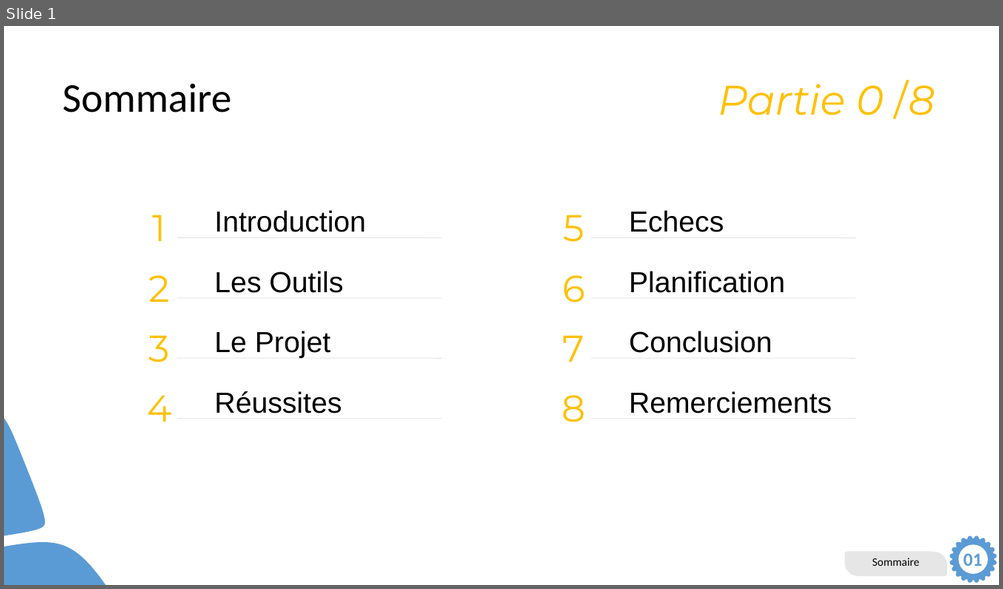
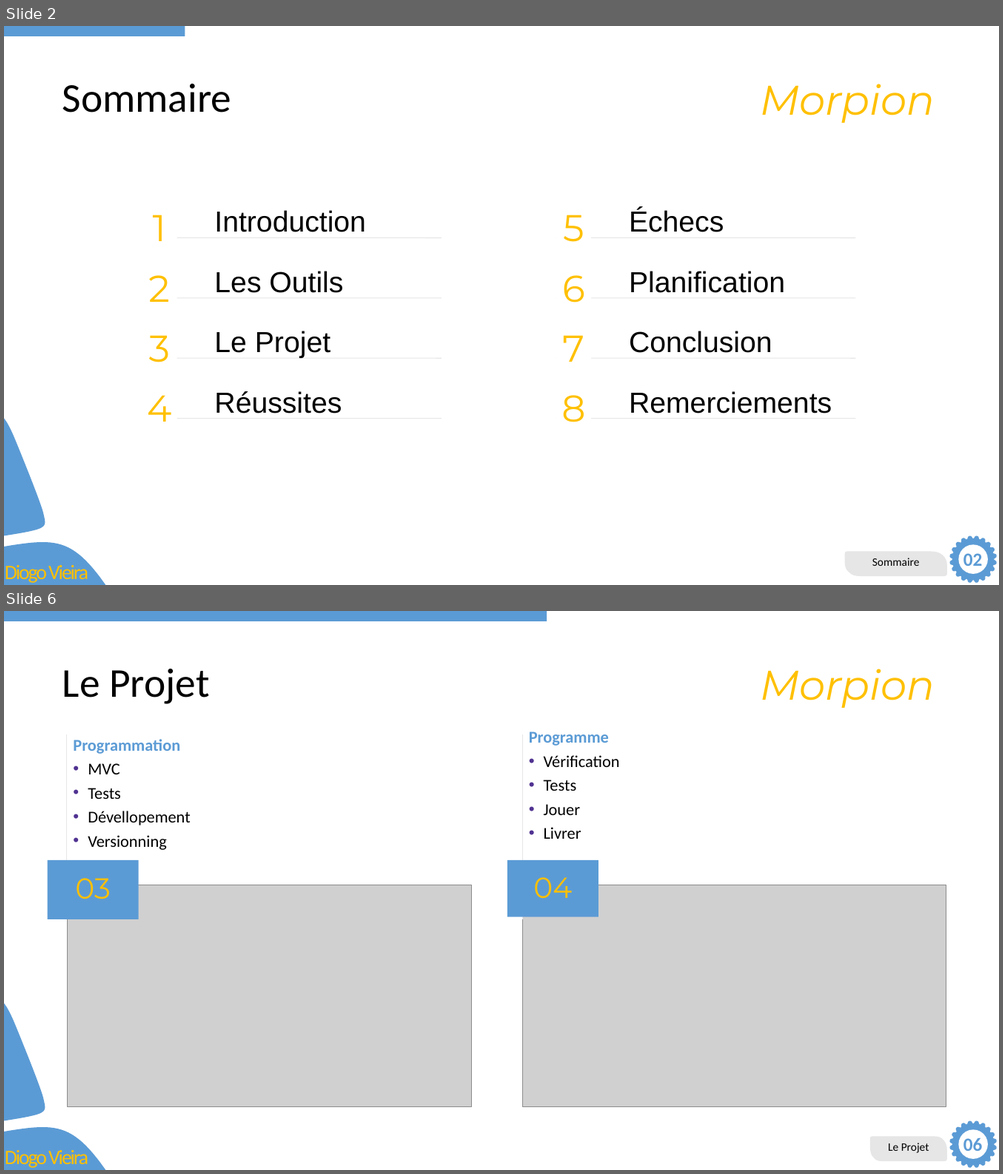
Before and after one commit to DiogoVieiraFerreira/Morpion_Pre-TPI, a slide deck: Dev/Présentation.pptx. Shown one above the other, each under a label of ours: slide 1 before the commit, slides 2 and 6 after it; the slides between them are not shown. The pictures are 1003x589 and 1003x1174 pixels, drawn with LibreOffice and Linux fonts; fonts in the diff are those of the drawing; grey boxes stand for pictures. Boxes give left, top, right and bottom in pixels: in the first picture for what was removed or moved away, otherwise in the second. Text is boxed around its words. In the diff, an @@ line names an element or a change of style, - is before the commit and + after.

```diff
--- a/Dev/Présentation.pptx
+++ b/Dev/Présentation.pptx
@@ slide 6 added at [4, 611, 999, 1170], background #FFFFFF; not listed: 5 template elements that a slide beside it also shows @@
@@ rectangle added at [4, 611, 546, 621], fill #5B9BD5 @@
@@ title added at [62, 669, 209, 704], 39.6 pt, text #000000 @@
+Le Projet
@@ text added at [760, 669, 934, 708], 40 pt, text #FFC000, italic @@
+Morpion
@@ line added from (67, 920) to (67, 735), #E7E6E6 0.75 pt @@
@@ text added at [73, 739, 190, 850], 16 pt, text #000000 @@
+Programmation
+  • MVC
+  • Tests
+  • Dévellopement
+  • Versionning
@@ line added from (523, 920) to (523, 735), #E7E6E6 0.75 pt @@
@@ text added at [529, 732, 620, 839], 16 pt, text #000000 @@
+Programme
+  • Vérification
+  • Tests
+  • Jouer
+  • Livrer
@@ text added at [47, 860, 138, 919], fill #5B9BD5, 28 pt, text #FFC000 @@
+03
@@ text added at [508, 860, 599, 917], fill #5B9BD5, 28 pt, text #FFC000 @@
+04
@@ picture added at [68, 885, 471, 1107] @@
@@ picture added at [523, 885, 945, 1107] @@
@@ freeform shape added at [871, 1137, 947, 1162], fill #E7E6E6, 11 pt, text #000000 @@
+Le Projet
@@ text added at [963, 1139, 982, 1151], 18 pt, text #5B9BD5, bold @@
+06
@@ what was slide 1 is now slide 2 @@
@@ slide 2 changed as well @@
@@ rectangle added at [4, 26, 185, 36], fill #5B9BD5 @@
@@ text at [760, 84, 934, 123]: text changed @@
-Partie 0 /8
+Morpion
@@ text at [629, 209, 723, 232]: text changed @@
-Echecs
+Échecs
@@ text at [963, 554, 982, 566]: text changed @@
-01
+02
@@ text added at [5, 562, 88, 583], 19.8 pt, text #FFC000 @@
+Diogo Vieira
```
Also in this commit, not shown: 3 other slides changed, 6 other slides added, 2 slides removed, 2 other files.
